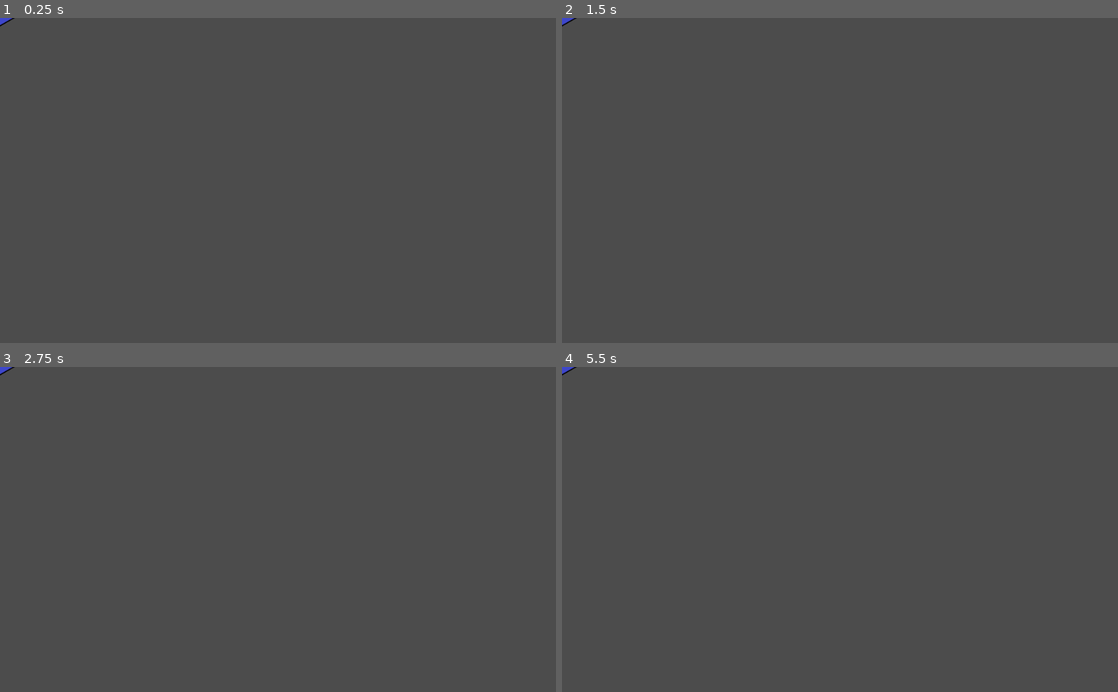
Above: before the commit, frames 1-4 (two rows, left to right).
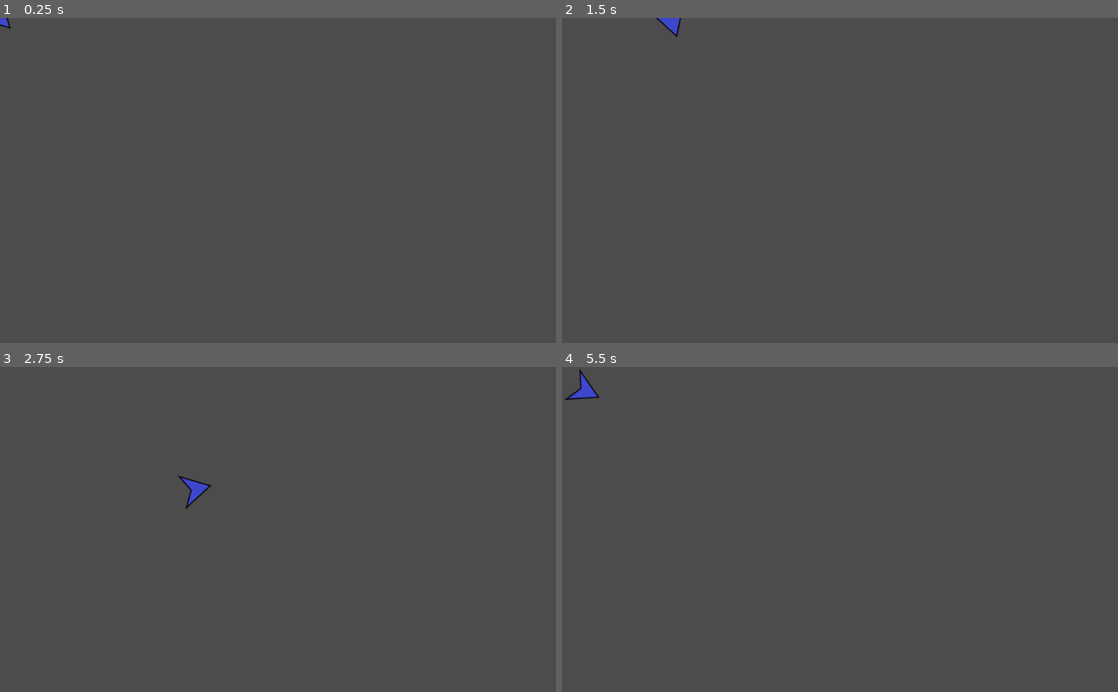
Above: after the commit, the same moments.

Repository: afkpuezo/blinkshooter
Game: Godot game, scene res://Player/Player.tscn
Two runs of this game, one before a commit and one after it. Both use one fixed random seed, a clock stepped at 60 frames per second and the inputs below. The project has no main scene, so this scene is started directly.
Inputs (mouse positions are in pixels of both pictures, inside the frame that each line leads up to):
- Up to frame 1 (0.25 s): no input
- Up to frame 2 (1.5 s): tap Enter at 0.5 s; move the mouse to (962, 164) at 0.52 s; hold Right (ui_right) 0.53-1.28 s; move the mouse to (728, 196) at 1.27 s; hold Down (ui_down) from 1.28 s (still down)
- Up to frame 3 (2.75 s): move the mouse to (333, 458) at 2.02 s; release Down (ui_down) at 2.03 s; hold Right (ui_right) from 2.03 s (still down)
- Up to frame 4 (5.5 s): move the mouse to (812, 594) at 2.77 s; release Right (ui_right) at 2.78 s; hold Up (ui_up) 2.78-3.53 s; move the mouse to (1006, 578) at 3.52 s; hold Left (ui_left) 3.53-5.03 s; move the mouse to (673, 480) at 4.27 s; move the mouse to (867, 529) at 5.02 s; hold Down (ui_down) from 5.03 s (still down)

The runs differ from the first frame. In frame 1, less than 0.1% of the frame differs, in the area x 0-3%, y 0-4%; in frame 2, 0.2%; in frame 3, 0.3%; in frame 4, 0.3%, in the area x 0-7%, y 0-11%.
Error before the commit: Parse Error: Unique global class "Player" already exists at path: res://player/Player.gd (res://player/player.gd:2)

Commit message:
wrote InputBasedMover and integrated it into Player and Reticle

Diff:
--- a/Player/Player.gd
+++ b/Player/Player.gd
@@ -1,5 +1,5 @@
 extends KinematicBody2D
-class_name Player
+class_name Players
 ## primary player controller
 
 
@@ -8,25 +8,16 @@
 export var MAX_SPEED := 100
 export(float, 0.0, 1.0) var FRICTION := 0.1 # only applied when no movement input
 
+var velocity := Vector2.ZERO
 
-var velocity := Vector2.ZERO
-#var _input_vector := Vector2.ZERO
+onready var input_based_mover: InputBasedMover = $InputBasedMover
 
 
 ## currently takes care of movement itself
 ## will likely get changed to a state machine later
 ## also controls direction
 func _physics_process(delta: float) -> void:
-	var _input_vector = Vector2.ZERO
-	_input_vector.x = Input.get_action_strength("ui_right") - Input.get_action_strength("ui_left")
-	_input_vector.y = Input.get_action_strength("ui_down") - Input.get_action_strength("ui_up")
-	_input_vector = _input_vector.normalized()
-
-	if _input_vector:
-		velocity = velocity.move_toward(_input_vector * MAX_SPEED, ACCELERATION * delta)
-	else:
-		velocity = velocity.move_toward(Vector2.ZERO, FRICTION * velocity.length())
-	velocity = move_and_slide(velocity)
+	input_based_mover.physics_update(delta)
 
 	look_at(TargetReticle.get_true_global_position())
 
--- a/Player/Player.tscn
+++ b/Player/Player.tscn
@@ -1,8 +1,9 @@
-[gd_scene load_steps=4 format=2]
+[gd_scene load_steps=5 format=2]
 
 [ext_resource path="res://player/player.gd" type="Script" id=1]
 [ext_resource path="res://player/player_character.png" type="Texture" id=2]
 [ext_resource path="res://combat_stat/combat_stat.gd" type="Script" id=3]
+[ext_resource path="res://input_based_mover/input_based_mover.gd" type="Script" id=4]
 
 [node name="Player" type="KinematicBody2D"]
 script = ExtResource( 1 )
@@ -27,4 +28,7 @@
 type = 1
 is_player = true
 
+[node name="InputBasedMover" type="Node" parent="."]
+script = ExtResource( 4 )
+
 [connection signal="value_changed" from="CombatStats/Health" to="." method="_check_for_death"]
--- a/Reticle/controller.gd
+++ b/Reticle/controller.gd
@@ -5,6 +5,7 @@
 
 var _is_mouse_moving := false
 var _last_valid_position = Vector2.ZERO
+onready var input_based_mover: InputBasedMover = $InputBasedMover
 
 
 # ----------
@@ -24,17 +25,7 @@
 		return
 
 	_last_valid_position = owner.global_position
-	var input := _get_reticle_input()
-
-	if input:
-		owner.velocity = owner.velocity.move_toward(
-				input * owner.MAX_SPEED,
-				owner.ACCELERATION * delta)
-	else: # if no input
-		owner.velocity = owner.velocity.move_toward(
-				Vector2.ZERO,
-				owner.FRICTION * owner.velocity.length())
-	owner.velocity = owner.move_and_slide(owner.velocity)
+	input_based_mover.physics_update(delta)
 
 
 ## disable mouse cursor and enable sprite
--- a/Reticle/reticle.tscn
+++ b/Reticle/reticle.tscn
@@ -6,6 +6,7 @@
 [ext_resource path="res://reticle/controller.gd" type="Script" id=4]
 [ext_resource path="res://reticle/disabled.gd" type="Script" id=5]
 [ext_resource path="res://state_machine/state_machine.gd" type="Script" id=6]
+[ext_resource path="res://input_based_mover/input_based_mover.gd" type="Script" id=7]
 
 [node name="Reticle" type="KinematicBody2D"]
 script = ExtResource( 2 )
@@ -41,5 +42,9 @@
 [node name="Controller" type="Node" parent="StateMachine"]
 script = ExtResource( 4 )
 
+[node name="InputBasedMover" type="Node" parent="StateMachine/Controller"]
+script = ExtResource( 7 )
+input_axis = "ui_reticle"
+
 [node name="Disabled" type="Node" parent="StateMachine"]
 script = ExtResource( 5 )
--- /dev/null
+++ b/input_based_mover/input_based_mover.gd
@@ -0,0 +1,52 @@
+extends Node
+class_name InputBasedMover
+## TODO: a better name lol
+## Listens to a particular input axis and moves this node's owner accordingly.
+## Gets the movement stats (max speed, etc) from the owner
+## Assumes owner is a KinematicBody2D
+## TODO: create movement_stats node?
+
+
+export var input_axis: String = "ui"
+var _dir_strings: Array ## right, left, down, up
+
+
+func _ready() -> void:
+	# build strings
+	var template := "%s_{dir}" % input_axis
+	var dirs := ["right", "left", "down", "up"]
+	_dir_strings = []
+	for dir in dirs:
+		_dir_strings.append(template.format({'dir': dir}))
+	print("DEBUG: IBM's owner is " + owner.name)
+
+
+# ----------
+# public methods
+# ----------
+
+
+## Called during owner's _physics_process
+func physics_update(delta: float) -> void:
+	var input := _get_input()
+
+	if input:
+		owner.velocity = \
+				owner.velocity.move_toward(input * owner.MAX_SPEED, owner.ACCELERATION * delta)
+	else:
+		owner.velocity = \
+				owner.velocity.move_toward(Vector2.ZERO, owner.FRICTION * owner.velocity.length())
+	owner.velocity = owner.move_and_slide(owner.velocity)
+
+
+# ----------
+# private methods
+# ----------
+
+
+## sums up input into a vector
+func _get_input() -> Vector2:
+	return Vector2(
+		Input.get_action_strength(_dir_strings[0]) - Input.get_action_strength(_dir_strings[1]),
+		Input.get_action_strength(_dir_strings[2]) - Input.get_action_strength(_dir_strings[3])
+	)
--- a/project.godot
+++ b/project.godot
@@ -14,10 +14,15 @@
 "language": "GDScript",
 "path": "res://combat_stat/combat_stat.gd"
 }, {
+"base": "Node",
+"class": "InputBasedMover",
+"language": "GDScript",
+"path": "res://input_based_mover/input_based_mover.gd"
+}, {
 "base": "KinematicBody2D",
-"class": "Player",
+"class": "Players",
 "language": "GDScript",
-"path": "res://player/Player.gd"
+"path": "res://player/player.gd"
 }, {
 "base": "KinematicBody2D",
 "class": "Reticle",
@@ -36,7 +41,8 @@
 } ]
 _global_script_class_icons={
 "CombatStat": "",
-"Player": "",
+"InputBasedMover": "",
+"Players": "",
 "Reticle": "",
 "State": "",
 "StateMachine": ""
Not shown: 1 places in Reticle/reticle.tscn that only renumber resources
